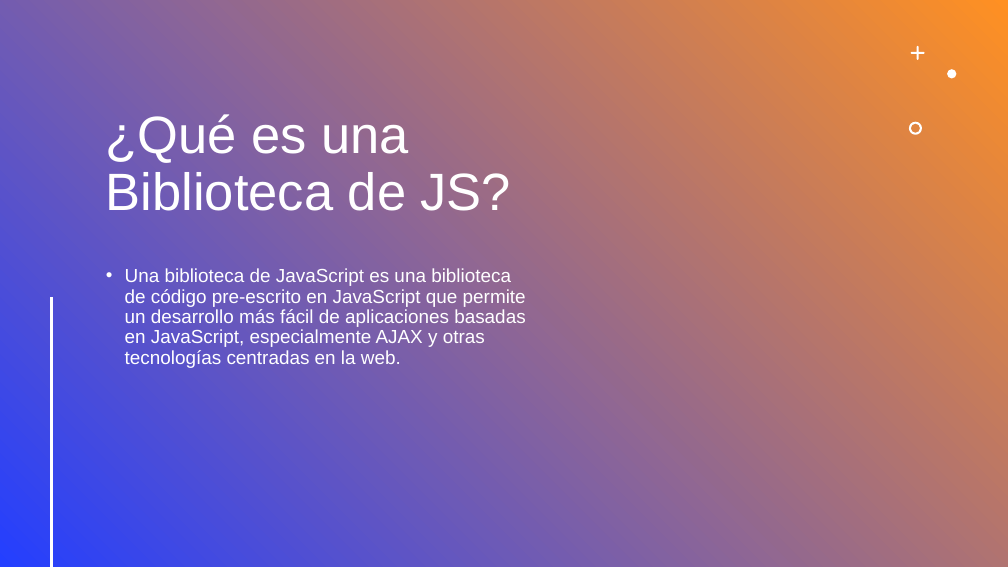
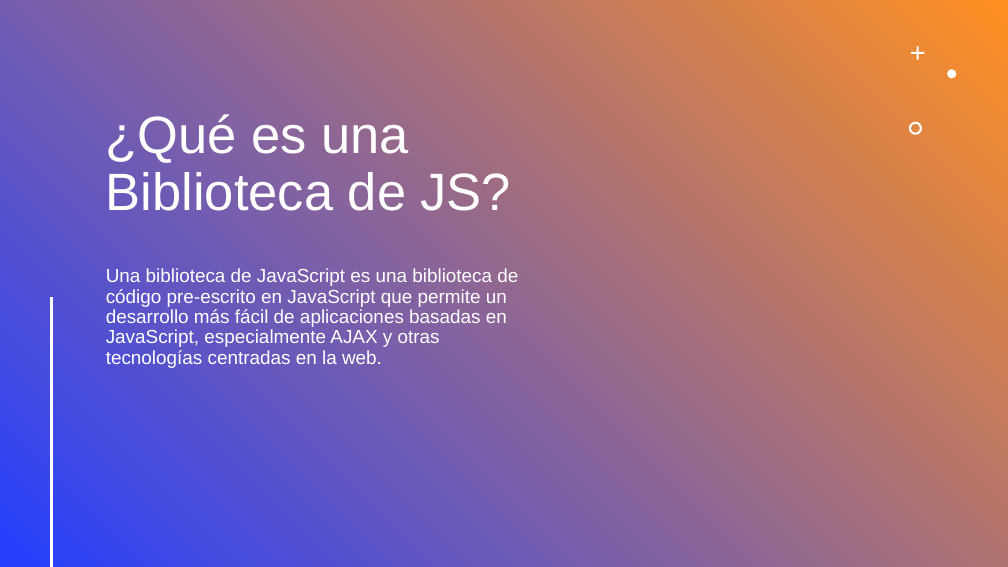
Before and after one commit to zonary123/tienda, a slide deck: slide 5 of Proyecto_CarlosVaralo.pptx (slide 4 before the commit). Drawn at 1008x567 pixels with LibreOffice and Linux fonts; fonts in the diff are those of the drawing; background and template pictures are left out; a plain dark background stands for a picture behind light text. Boxes give left, top, right and bottom in pixels: in the first picture for what was removed or moved away, otherwise in the second. Text is boxed around its words. In the diff, an @@ line names an element or a change of style, - is before the commit and + after.

```diff
--- a/Proyecto_CarlosVaralo.pptx
+++ b/Proyecto_CarlosVaralo.pptx
@@ text "Una biblioteca de JavaScript es ..." at (106, 268, 518, 368): bullet • to none @@
```
Also in this commit, not shown: 6 other slides changed, 4 slides added, 3 slides removed, 12 other files.
